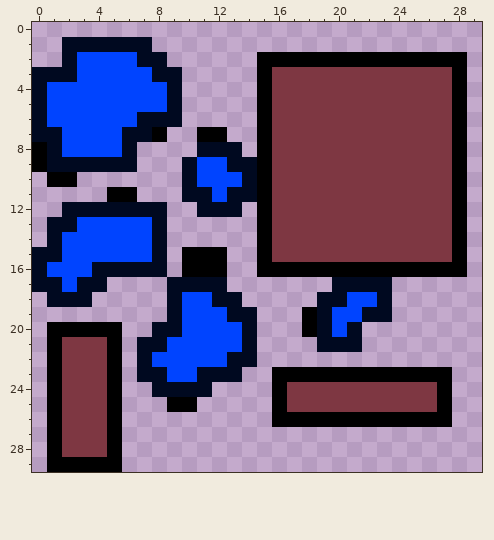
Pixel-art sprite: Dukes Of The Realm/resources/sprites/castles/castle_0_build.png. Above is the file before it was changed.
The file is 30x30 pixels.
And afterwards:
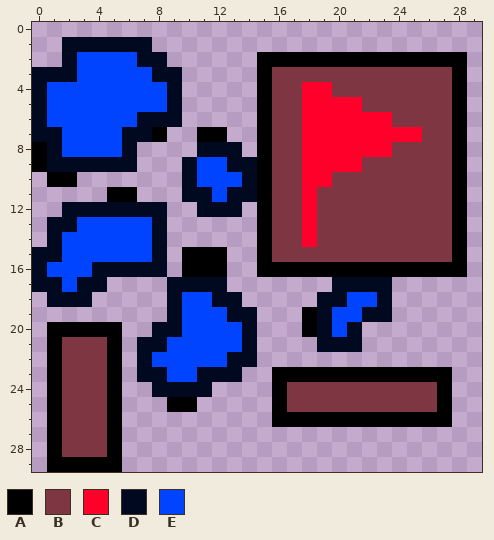
Palette (. is transparent): A #000000  B #7e3742  C #ff002a  D #000920  E #0044ff
What changed:
{"y":4,"x":18,"old":"BB","new":"CC"}
{"y":5,"x":18,"old":"BBBB","new":"CCCC"}
{"y":6,"x":18,"old":"BBBBBB","new":"CCCCCC"}
{"y":7,"x":18,"old":"BBBBBBBB","new":"CCCCCCCC"}
{"y":8,"x":18,"old":"BBBBBB","new":"CCCCCC"}
{"y":9,"x":18,"old":"BBBB","new":"CCCC"}
{"y":10,"x":18,"old":"BB","new":"CC"}
{"y":11,"x":18,"old":"B","new":"C"}
{"y":12,"x":18,"old":"B","new":"C"}
{"y":13,"x":18,"old":"B","new":"C"}
{"y":14,"x":18,"old":"B","new":"C"}
